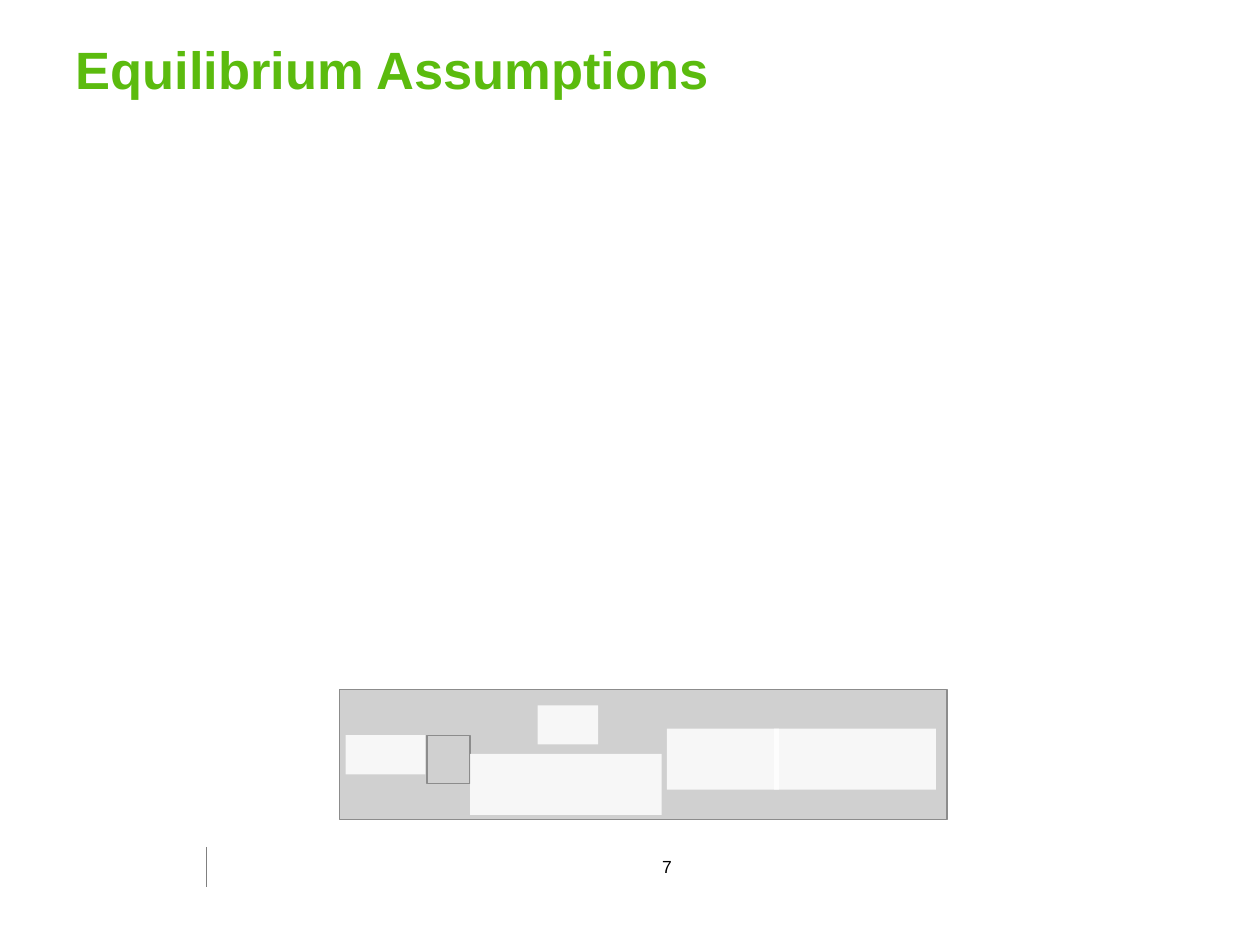
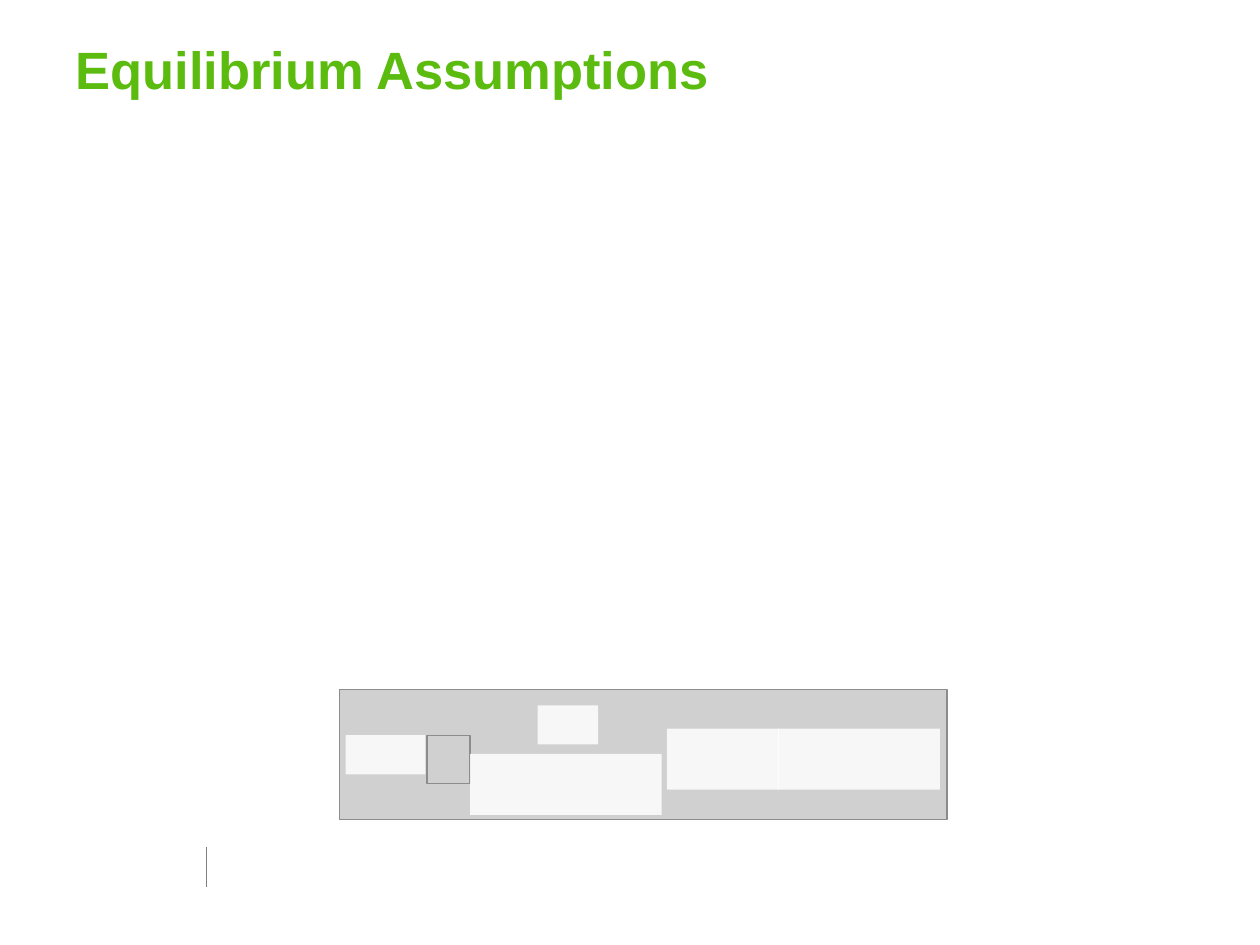
Before and after one commit to georgoff/georgoff.github.io, a slide deck: slide 7 of forest_malaria/MMC_presentation.pptx. Drawn at 1260x945 pixels with LibreOffice and Linux fonts; fonts in the diff are those of the drawing; grey boxes stand for pictures; background and template pictures are left out. Boxes give left, top, right and bottom in pixels: in the first picture for what was removed or moved away, otherwise in the second. Text is boxed around its words. In the diff, an @@ line names an element or a change of style, - is before the commit and + after.

```diff
--- a/forest_malaria/MMC_presentation.pptx
+++ b/forest_malaria/MMC_presentation.pptx
@@ rectangle: place and size @@
-rectangle at (774, 728, 935, 789)
+rectangle at (779, 728, 940, 789)
@@ page number removed at (662, 861, 672, 873) @@
-7
```
Also in this commit, not shown: 17 other slides changed, 4 slides added, 2 other files.
